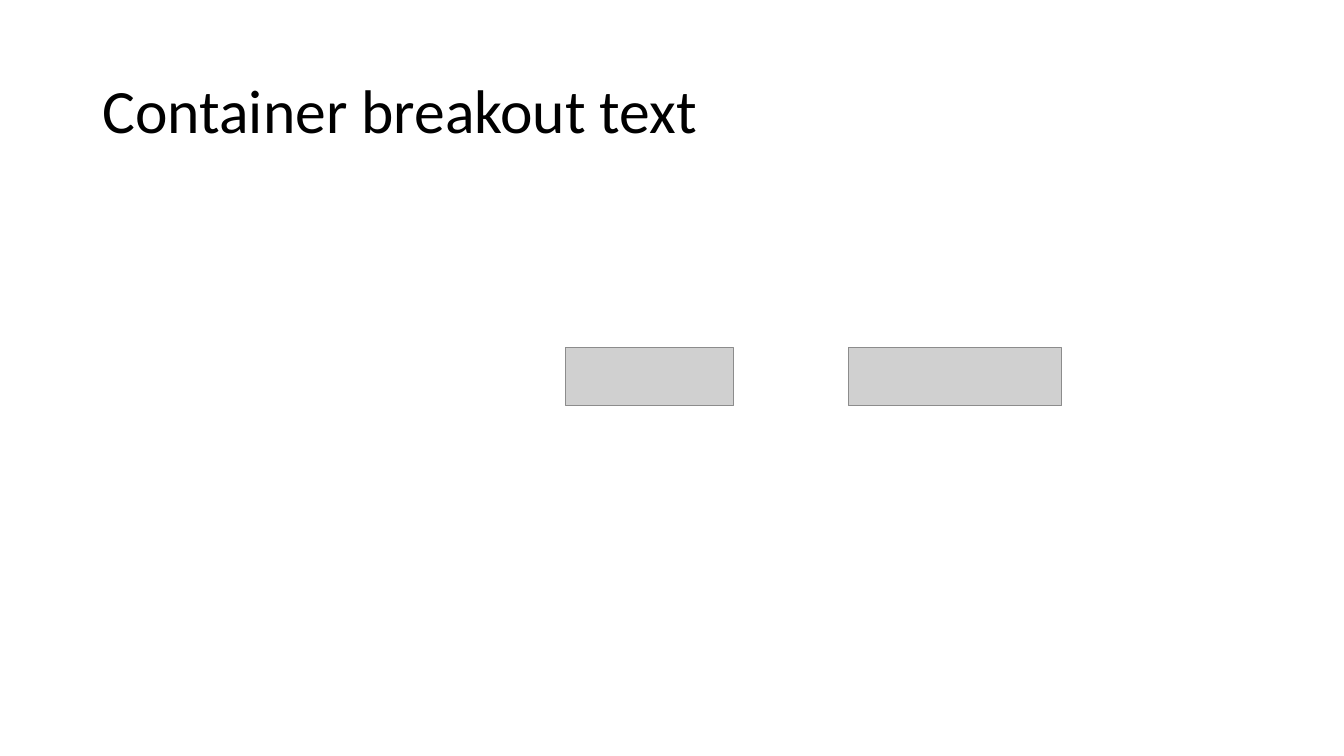
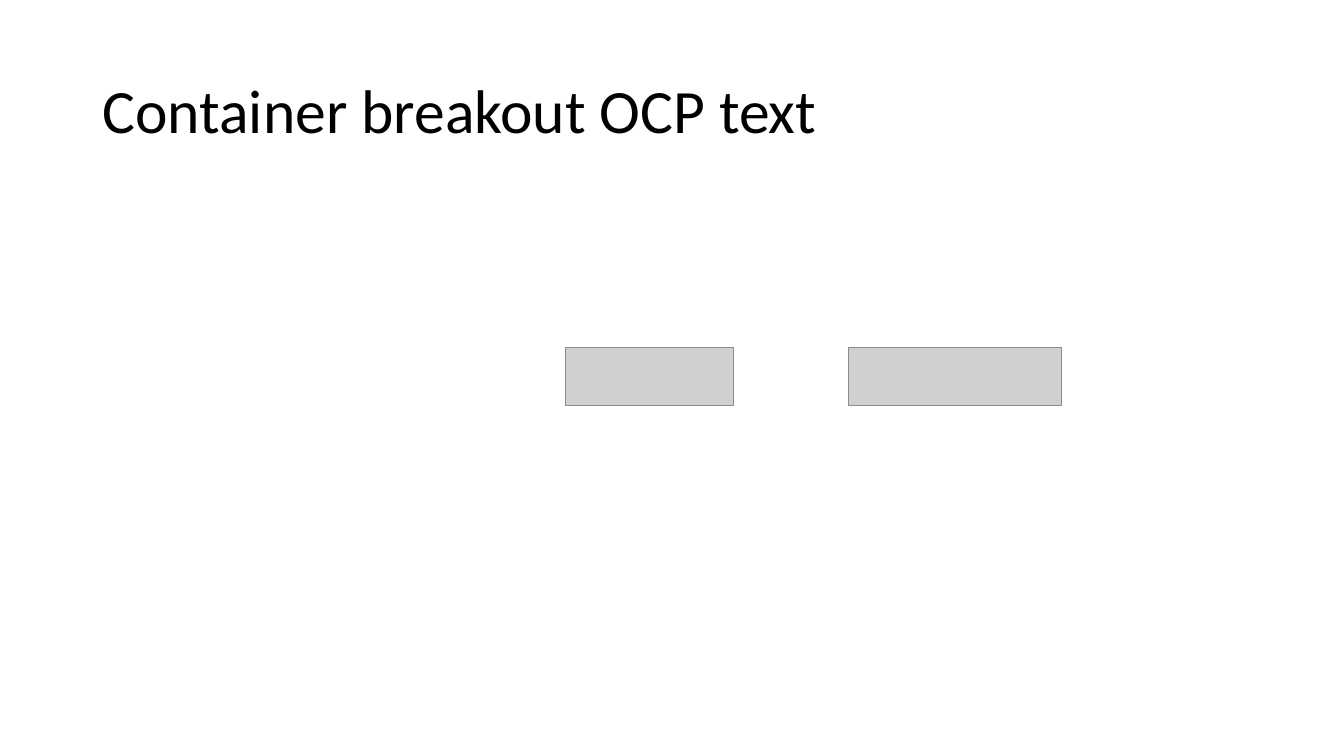
Before and after one commit to gramsimamsi/bachelorThesis, a slide deck: slide 7 of Screenshots.pptx (slide 8 before the commit). Drawn at 1344x756 pixels with LibreOffice and Linux fonts; fonts in the diff are those of the drawing; grey boxes stand for pictures. Boxes give left, top, right and bottom in pixels: in the first picture for what was removed or moved away, otherwise in the second. Text is boxed around its words. In the diff, an @@ line names an element or a change of style, - is before the commit and + after.

```diff
--- a/Screenshots.pptx
+++ b/Screenshots.pptx
@@ title at <box>102,90,816,134</box>: text changed @@
-Container breakout text
+Container breakout OCP text
```
Also in this commit, not shown: 14 other slides changed, 28 slides added, 1 slide removed, 1 other file.
